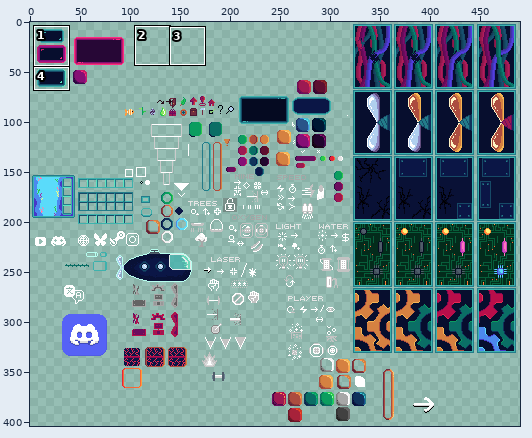
A sprite sheet gets an edit: Assets/Resources/Sprites/UISpriteSheet.png. Above, an overview of the earlier version with the close-up marked.
Close-up. Old version:
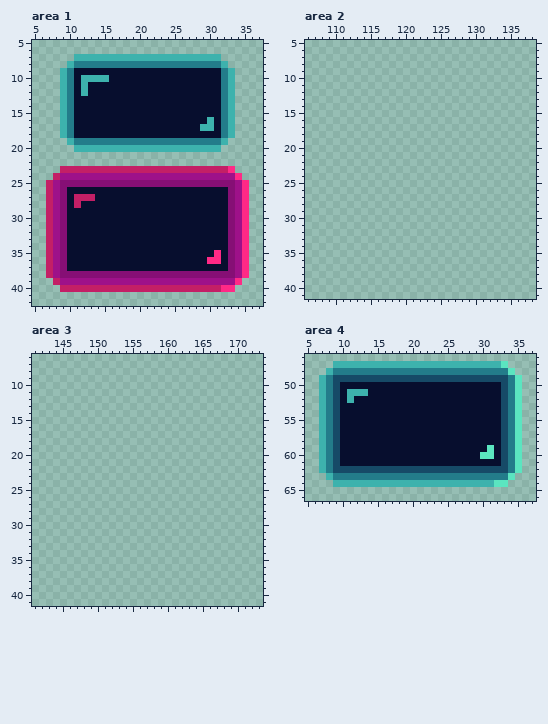
The file is 793x693 pixels. Pixels under 10% opacity are left out. Colours within 5 levels of each other are drawn and written as one. Shown: area 1: x 5..37, y 5..42; area 2: x 106..138, y 5..41; area 3: x 141..173, y 6..41; area 4: x 5..37, y 46..66. The wide view leaves out empty margins. The commit also changed other parts of the picture, which this record leaves out.
Once edited:
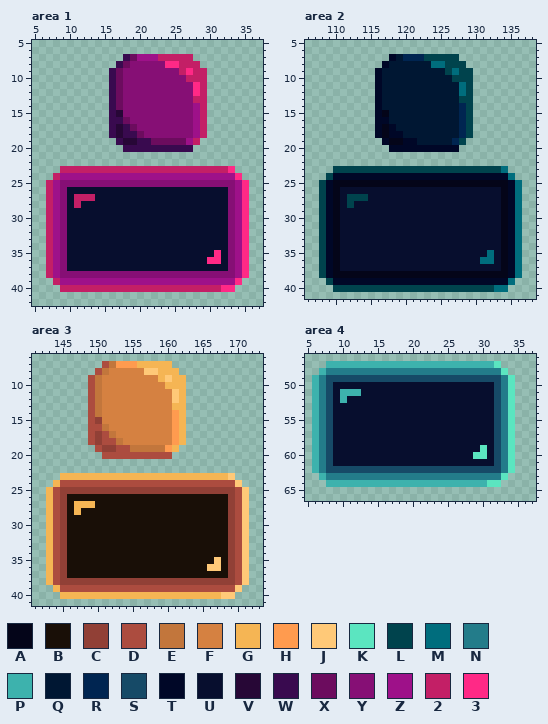
Palette (. is transparent): A #040519  B #190f07  C #914036  D #ac4c3f  E #c2763c  F #d58141  G #f5b554  H #ff9b4f  J #ffc978  K #5be5c0  L #00434d  M #006d7d  N #237c8a  P #3db2ad  Q #001733  R #002551  S #164a67  T #000727  U #070e2e  V #270736  W #390a4f  X #6c0c5e  Y #860f75  Z #9e1189  2 #c31f66  3 #ff2986
Edits made:
Area 1:
y 7: x 11..31 PPPPPPPPPPPPPPPPPPPPP -> .......WXZZZ22222....
y 8: x 10..32 PNNNNNNNNNNNNNNNNNNNNNP -> .......WXYYYYY33222....
y 9: x 9..33 PNUUUUUUUUUUUUUUUUUUUUUNP -> .......WXYYYYYYYY2322....
y 10: x 9..33 PNUPPPPUUUUUUUUUUUUUUUUNP -> .......WXYYYYYYYYY222....
y 11..12: x 9..33 PNUPUUUUUUUUUUUUUUUUUUUNP -> .......WXYYYYYYYYYY32....
y 13: x 9..33 PNUUUUUUUUUUUUUUUUUUUUUNP -> .......WXYYYYYYYYYY22....
y 14: x 9..33 PNUUUUUUUUUUUUUUUUUUUUUNP -> .......WXYYYYYYYYYYZ2....
y 15: x 9..33 PNUUUUUUUUUUUUUUUUUUUUUNP -> .......WVYYYYYYYYYYZ2....
y 16: x 9..33 PNUUUUUUUUUUUUUUUUUUUPUNP -> .......WWXYYYYYYYYYZ2....
y 17: x 9..33 PNUUUUUUUUUUUUUUUUUUPPUNP -> .......WVWXYYYYYYYYZ2....
y 18: x 9..33 PNUUUUUUUUUUUUUUUUUUUUUNP -> .......WVWWXYYYYYYYZ2....
y 19: x 10..32 PNNNNNNNNNNNNNNNNNNNNNP -> .......WVVWWXXXXXZ2....
y 20: x 11..31 PPPPPPPPPPPPPPPPPPPPP -> .......WWWWWWWWWW....
Area 2:
y 7: x 118..127 .......... -> TQRRRLLLLL
y 8: x 117..128 ............ -> TQQQQQQMMLLL
y 9: x 116..129 .............. -> TQQQQQQQQQLMLL
y 10: x 116..129 .............. -> TQQQQQQQQQQLLL
y 11..12: x 116..129 .............. -> TQQQQQQQQQQQML
y 13: x 116..129 .............. -> TQQQQQQQQQQQLL
y 14: x 116..129 .............. -> TQQQQQQQQQQQRL
y 15: x 116..129 .............. -> TAQQQQQQQQQQRL
y 16: x 116..129 .............. -> TTQQQQQQQQQQRL
y 17: x 116..129 .............. -> TATQQQQQQQQQRL
y 18: x 116..129 .............. -> TATTQQQQQQQQRL
y 19: x 117..128 ............ -> TAATTQQQQQRL
y 20: x 118..127 .......... -> TTTTTTTTTT
y 23: x 110..134 ......................... -> LLLLLLLLLLLLLLLLLLLLLLLLM
y 24: x 109..135 ........................... -> LTTTTTTTTTTTTTTTTTTTTTTTTTM
y 25: x 108..136 ............................. -> LTAAAAAAAAAAAAAAAAAAAAAAAAATM
y 26: x 108..136 ............................. -> LTAUUUUUUUUUUUUUUUUUUUUUUUATM
y 27: x 108..136 ............................. -> LTAULLLUUUUUUUUUUUUUUUUUUUATM
y 28: x 108..136 ............................. -> LTAULUUUUUUUUUUUUUUUUUUUUUATM
y 29..34: x 108..136 ............................. -> LTAUUUUUUUUUUUUUUUUUUUUUUUATM
y 35: x 108..136 ............................. -> LTAUUUUUUUUUUUUUUUUUUUUUMUATM
y 36: x 108..136 ............................. -> LTAUUUUUUUUUUUUUUUUUUUUMMUATM
y 37: x 108..136 ............................. -> LTAUUUUUUUUUUUUUUUUUUUUUUUATM
y 38: x 108..136 ............................. -> LTAAAAAAAAAAAAAAAAAAAAAAAAATM
y 39: x 109..135 ........................... -> LTTTTTTTTTTTTTTTTTTTTTTTTTM
y 40: x 110..134 ......................... -> LLLLLLLLLLLLLLLLLLLLLLLMM
Area 3:
y 7: x 151..160 .......... -> DEHHHGGGGG
y 8: x 150..161 ............ -> DEFFFFFJJGGG
y 9: x 149..162 .............. -> DEFFFFFFFFGJGG
y 10: x 149..162 .............. -> DEFFFFFFFFFGGG
y 11..12: x 149..162 .............. -> DEFFFFFFFFFFJG
y 13: x 149..162 .............. -> DEFFFFFFFFFFGG
y 14: x 149..162 .............. -> DEFFFFFFFFFFHG
y 15: x 149..162 .............. -> DCFFFFFFFFFFHG
y 16: x 149..162 .............. -> DDEFFFFFFFFFHG
y 17: x 149..162 .............. -> DCDEFFFFFFFFHG
y 18: x 149..162 .............. -> DCDDEFFFFFFFHG
y 19: x 150..161 ............ -> DCCDDEEEEEHG
y 20: x 151..160 .......... -> DDDDDDDDDD
y 23: x 145..169 ......................... -> GGGGGGGGGGGGGGGGGGGGGGGGJ
y 24: x 144..170 ........................... -> GDDDDDDDDDDDDDDDDDDDDDDDDDJ
y 25: x 143..171 ............................. -> GDCCCCCCCCCCCCCCCCCCCCCCCCCDJ
y 26: x 143..171 ............................. -> GDCBBBBBBBBBBBBBBBBBBBBBBBCDJ
y 27: x 143..171 ............................. -> GDCBGGGBBBBBBBBBBBBBBBBBBBCDJ
y 28: x 143..171 ............................. -> GDCBGBBBBBBBBBBBBBBBBBBBBBCDJ
y 29..34: x 143..171 ............................. -> GDCBBBBBBBBBBBBBBBBBBBBBBBCDJ
y 35: x 143..171 ............................. -> GDCBBBBBBBBBBBBBBBBBBBBBJBCDJ
y 36: x 143..171 ............................. -> GDCBBBBBBBBBBBBBBBBBBBBJJBCDJ
y 37: x 143..171 ............................. -> GDCBBBBBBBBBBBBBBBBBBBBBBBCDJ
y 38: x 143..171 ............................. -> GDCCCCCCCCCCCCCCCCCCCCCCCCCDJ
y 39: x 144..170 ........................... -> GDDDDDDDDDDDDDDDDDDDDDDDDDJ
y 40: x 145..169 ......................... -> GGGGGGGGGGGGGGGGGGGGGGGJJ
Area 4:
y 47: x 8 . -> P; x 32..33 PK -> K.
y 48: x 7..8 .P -> PN; x 33..34 NK -> K.
y 49: x 6..8 .PN -> PNS; x 33..35 SNK -> NK.
y 50: x 6..9 .PNS -> PNSU; x 32..35 USNK -> SNK.
y 51: x 6..10 .PNSU -> PNSUP; x 13 P -> U; x 32..35 USNK -> SNK.
y 52: x 6..11 .PNSUP -> PNSUPU; x 32..35 USNK -> SNK.
y 53..58: x 6..9 .PNS -> PNSU; x 32..35 USNK -> SNK.
y 59: x 6..9 .PNS -> PNSU; x 30..35 UKUSNK -> KUSNK.
y 60: x 6..9 .PNS -> PNSU; x 29 U -> K; x 31..35 KUSNK -> USNK.
y 61: x 6..9 .PNS -> PNSU; x 32..35 USNK -> SNK.
y 62: x 6..8 .PN -> PNS; x 33..35 SNK -> NK.
y 63: x 7..8 .P -> PN; x 33..34 NK -> K.
y 64: x 8 . -> P; x 31 P -> K; x 33 K -> .
Where, in picture pixels (left, top, right, bottom), the same in both close-ups:
changed: (60, 54, 235, 152)
added: (319, 54, 522, 292)
added: (46, 361, 249, 599)
changed: (312, 361, 368, 487)
changed: (473, 361, 522, 487)
